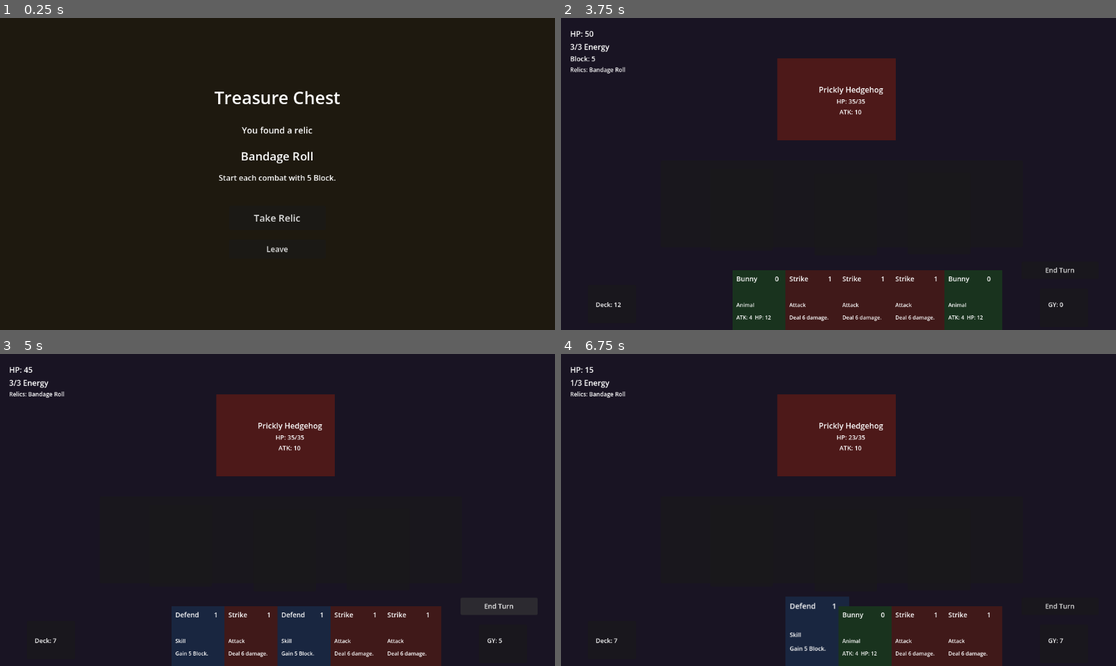
Above: before the commit, frames 1-4 (two rows, left to right).
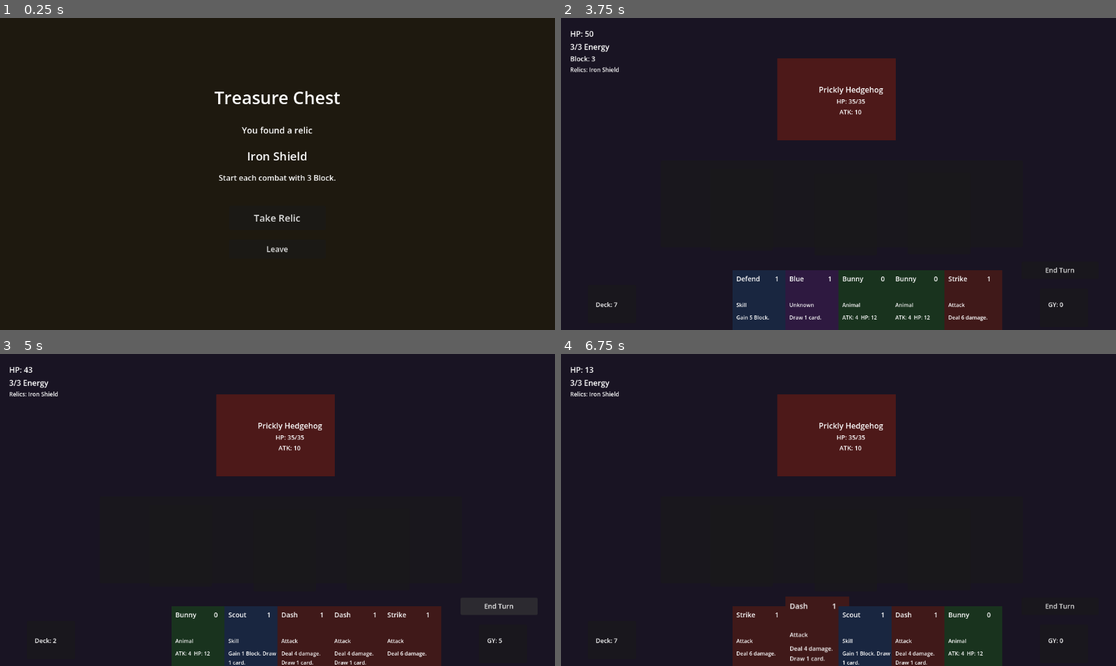
Above: after the commit, the same moments.

Repository: Master-Ong/baby-battle-bash
Game: Godot game, scene res://Scene/chest_site.tscn
Two runs of this game, one before a commit and one after it. Both use one fixed random seed, a clock stepped at 60 frames per second and the inputs below. This scene is started directly instead of the project's main scene.
Inputs (mouse positions are in pixels of both pictures, inside the frame that each line leads up to):
- Up to frame 1 (0.25 s): no input
- Up to frame 2 (3.75 s): click "Take Relic" at 0.5 s; click "Leave" at 1.25 s; click "Rest [Rest]" at 2 s; click "Leave" at 2.75 s; click "Fight 2 [Combat]" at 3.5 s
- Up to frame 3 (5 s): click "End Turn" at 4.25 s
- Up to frame 4 (6.75 s): click "End Turn" at 5 s; click "End Turn" at 5.75 s; tap Enter at 6.5 s; drag from (760, 644) to (921, 644) at 6.52 s

The runs differ from the first frame. In frame 1, 0.2% of the frame differs, in the area x 43-57%, y 42-52%; in frame 2, 9.3%, in the area x 5-80%, y 12-100%; in frame 3, 5.6%; in frame 4, 7.9%.

Commit message:
Relic DevDock + Relic Pool + Color Expansion patches

Diff:
--- a/Scene/animal_select.tscn
+++ b/Scene/animal_select.tscn
@@ -13,19 +13,19 @@
 color = Color(0.1, 0.15, 0.1, 1)
 
 [node name="TitleLabel" type="Label" parent="CanvasLayer" unique_id=1157340883]
-offset_left = 290.0
-offset_top = 31.0
-offset_right = 890.0
-offset_bottom = 101.0
+offset_left = 288.0
+offset_top = 21.0
+offset_right = 888.0
+offset_bottom = 91.0
 theme_override_font_sizes/font_size = 36
 text = "Choose Your Starter"
 horizontal_alignment = 1
 
 [node name="BunnyPanel" type="Panel" parent="CanvasLayer" unique_id=594510999]
-offset_left = 86.0
-offset_top = 130.0
-offset_right = 386.0
-offset_bottom = 450.0
+offset_left = 82.0
+offset_top = 101.0
+offset_right = 382.0
+offset_bottom = 421.0
 
 [node name="BunnyNameLabel" type="Label" parent="CanvasLayer/BunnyPanel" unique_id=919623758]
 layout_mode = 0
@@ -70,10 +70,10 @@
 text = "Choose"
 
 [node name="TurtlePanel" type="Panel" parent="CanvasLayer" unique_id=1125772384]
-offset_left = 436.0
-offset_top = 130.0
-offset_right = 736.0
-offset_bottom = 450.0
+offset_left = 446.0
+offset_top = 101.0
+offset_right = 746.0
+offset_bottom = 421.0
 
 [node name="TurtleNameLabel" type="Label" parent="CanvasLayer/TurtlePanel" unique_id=1773249153]
 layout_mode = 0
@@ -118,10 +118,10 @@
 text = "Choose"
 
 [node name="DogPanel" type="Panel" parent="CanvasLayer" unique_id=435932093]
-offset_left = 786.0
-offset_top = 130.0
-offset_right = 1086.0
-offset_bottom = 450.0
+offset_left = 796.0
+offset_top = 101.0
+offset_right = 1096.0
+offset_bottom = 421.0
 
 [node name="DogNameLabel" type="Label" parent="CanvasLayer/DogPanel" unique_id=2017282237]
 layout_mode = 0
@@ -170,9 +170,9 @@
 anchor_top = 1.0
 anchor_right = 1.0
 anchor_bottom = 1.0
-offset_left = 218.0
-offset_top = -158.0
-offset_right = -212.0
+offset_left = 92.0
+offset_top = -200.0
+offset_right = -66.0
 offset_bottom = -16.0
 grow_horizontal = 2
 grow_vertical = 0
@@ -306,6 +306,62 @@
 toggle_mode = true
 text = "MAGIC"
 
+[node name="ColorRow" type="HBoxContainer" parent="CanvasLayer/DevDock/Margin/VBox" unique_id=1800000001]
+layout_mode = 2
+theme_override_constants/separation = 4
+
+[node name="RowLabel" type="Label" parent="CanvasLayer/DevDock/Margin/VBox/ColorRow" unique_id=1800000002]
+custom_minimum_size = Vector2(110, 0)
+layout_mode = 2
+theme_override_font_sizes/font_size = 12
+text = "Colors:"
+
+[node name="ColorsButtons" type="HBoxContainer" parent="CanvasLayer/DevDock/Margin/VBox/ColorRow" unique_id=1800000003]
+layout_mode = 2
+theme_override_constants/separation = 4
+
+[node name="BtnBlue" type="Button" parent="CanvasLayer/DevDock/Margin/VBox/ColorRow/ColorsButtons" unique_id=1800000004]
+custom_minimum_size = Vector2(80, 26)
+layout_mode = 2
+theme_override_font_sizes/font_size = 12
+toggle_mode = true
+text = "Blue"
+
+[node name="BtnRed" type="Button" parent="CanvasLayer/DevDock/Margin/VBox/ColorRow/ColorsButtons" unique_id=1800000005]
+custom_minimum_size = Vector2(80, 26)
+layout_mode = 2
+theme_override_font_sizes/font_size = 12
+toggle_mode = true
+text = "Red"
+
+[node name="BtnGreen" type="Button" parent="CanvasLayer/DevDock/Margin/VBox/ColorRow/ColorsButtons" unique_id=1800000006]
+custom_minimum_size = Vector2(80, 26)
+layout_mode = 2
+theme_override_font_sizes/font_size = 12
+toggle_mode = true
+text = "Green"
+
+[node name="BtnYellow" type="Button" parent="CanvasLayer/DevDock/Margin/VBox/ColorRow/ColorsButtons" unique_id=1800000007]
+custom_minimum_size = Vector2(80, 26)
+layout_mode = 2
+theme_override_font_sizes/font_size = 12
+toggle_mode = true
+text = "Yellow"
+
+[node name="BtnPurple" type="Button" parent="CanvasLayer/DevDock/Margin/VBox/ColorRow/ColorsButtons" unique_id=1800000008]
+custom_minimum_size = Vector2(80, 26)
+layout_mode = 2
+theme_override_font_sizes/font_size = 12
+toggle_mode = true
+text = "Purple"
+
+[node name="BtnWhite" type="Button" parent="CanvasLayer/DevDock/Margin/VBox/ColorRow/ColorsButtons" unique_id=1800000009]
+custom_minimum_size = Vector2(80, 26)
+layout_mode = 2
+theme_override_font_sizes/font_size = 12
+toggle_mode = true
+text = "White"
+
 [node name="VerbRow" type="HBoxContainer" parent="CanvasLayer/DevDock/Margin/VBox" unique_id=1709034683]
 layout_mode = 2
 theme_override_constants/separation = 4
@@ -368,3 +424,41 @@
 theme_override_font_sizes/font_size = 12
 toggle_mode = true
 text = "Sneak"
+
+[node name="RelicsRow" type="HBoxContainer" parent="CanvasLayer/DevDock/Margin/VBox" unique_id=1900000001]
+layout_mode = 2
+theme_override_constants/separation = 4
+
+[node name="RowLabel" type="Label" parent="CanvasLayer/DevDock/Margin/VBox/RelicsRow" unique_id=1900000002]
+custom_minimum_size = Vector2(110, 0)
+layout_mode = 2
+theme_override_font_sizes/font_size = 12
+text = "Relics:"
+
+[node name="RelicsButtons" type="HBoxContainer" parent="CanvasLayer/DevDock/Margin/VBox/RelicsRow" unique_id=1900000003]
+layout_mode = 2
+theme_override_constants/separation = 4
+
+[node name="BtnBandageRoll" type="Button" parent="CanvasLayer/DevDock/Margin/VBox/RelicsRow/RelicsButtons" unique_id=1900000004]
+custom_minimum_size = Vector2(80, 26)
+layout_mode = 2
+tooltip_text = "Start each combat with 5 Block."
+theme_override_font_sizes/font_size = 12
+toggle_mode = true
+text = "Bandage Roll"
+
+[node name="BtnIronShield" type="Button" parent="CanvasLayer/DevDock/Margin/VBox/RelicsRow/RelicsButtons" unique_id=1900000005]
+custom_minimum_size = Vector2(80, 26)
+layout_mode = 2
+tooltip_text = "Start each combat with 3 Block."
+theme_override_font_sizes/font_size = 12
+toggle_mode = true
+text = "Iron Shield"
+
+[node name="BtnLuckyCoin" type="Button" parent="CanvasLayer/DevDock/Margin/VBox/RelicsRow/RelicsButtons" unique_id=1900000006]
+custom_minimum_size = Vector2(80, 26)
+layout_mode = 2
+tooltip_text = "Gain +5 extra gold after normal combat."
+theme_override_font_sizes/font_size = 12
+toggle_mode = true
+text = "Lucky Coin"
--- a/Scripts/CardDatabase.gd
+++ b/Scripts/CardDatabase.gd
@@ -108,6 +108,30 @@
 	green.card_description = "Heal 3 HP."
 	pool.append(green)
 
+	var yellow = CardClass.new()
+	yellow.card_name = "Yellow"
+	yellow.card_type = CardClass.CardType.COLOR
+	yellow.energy_cost = 1
+	yellow.effect_value = 1
+	yellow.card_description = "Gain 1 energy this turn."
+	pool.append(yellow)
+
+	var purple = CardClass.new()
+	purple.card_name = "Purple"
+	purple.card_type = CardClass.CardType.COLOR
+	purple.energy_cost = 1
+	purple.effect_value = 6
+	purple.card_description = "Gain 6 Block."
+	pool.append(purple)
+
+	var white = CardClass.new()
+	white.card_name = "White"
+	white.card_type = CardClass.CardType.COLOR
+	white.energy_cost = 1
+	white.effect_value = 2
+	white.card_description = "All field animals gain +2 ATK and +4 HP."
+	pool.append(white)
+
 	return pool
 
 static func get_adjectives() -> Array:
--- a/Scripts/animal_select.gd
+++ b/Scripts/animal_select.gd
@@ -9,6 +9,12 @@
 	"Bunny+":  {"type": "ANIMAL",    "cost": 0, "value": 0,  "desc": "ATK: 6 | HP: 16",  "hp": 16, "atk": 6,  "def": 3},
 	"Turtle+": {"type": "ANIMAL",    "cost": 0, "value": 0,  "desc": "ATK: 4 | HP: 28",  "hp": 28, "atk": 4,  "def": 7},
 	"Dog+":    {"type": "ANIMAL",    "cost": 0, "value": 0,  "desc": "ATK: 12 | HP: 14", "hp": 14, "atk": 12, "def": 2},
+	"Blue":    {"type": "COLOR",     "cost": 1, "value": 1,  "desc": "Draw 1 card."},
+	"Red":     {"type": "COLOR",     "cost": 1, "value": 2,  "desc": "Buff field animals +2 ATK"},
+	"Green":   {"type": "COLOR",     "cost": 1, "value": 3,  "desc": "Heal 3 HP."},
+	"Yellow":  {"type": "COLOR",     "cost": 1, "value": 1,  "desc": "Gain 1 energy this turn."},
+	"Purple":  {"type": "COLOR",     "cost": 1, "value": 6,  "desc": "Gain 6 Block."},
+	"White":   {"type": "COLOR",     "cost": 1, "value": 2,  "desc": "All field animals gain +2 ATK and +4 HP."},
 	"BIG":     {"type": "ADJECTIVE", "cost": 1, "value": 5,  "desc": "All field animals gain +5 ATK and +5 HP."},
 	"FAST":    {"type": "ADJECTIVE", "cost": 1, "value": 3,  "desc": "All field animals gain +3 ATK."},
 	"TOUGH":   {"type": "ADJECTIVE", "cost": 1, "value": 6,  "desc": "All field animals gain +6 HP."},
@@ -29,13 +35,22 @@
 	"ADJECTIVE": CardClass.CardType.ADJECTIVE,
 	"ATTACK":    CardClass.CardType.ATTACK,
 	"SKILL":     CardClass.CardType.SKILL,
+	"COLOR":     CardClass.CardType.COLOR,
+}
+
+const RELIC_DATA = {
+	"Bandage Roll": "Start each combat with 5 Block.",
+	"Iron Shield":  "Start each combat with 3 Block.",
+	"Lucky Coin":   "Gain +5 extra gold after normal combat.",
 }
 
 @onready var _button_containers: Array = [
 	$CanvasLayer/DevDock/Margin/VBox/AnimalsRow/AnimalsButtons,
 	$CanvasLayer/DevDock/Margin/VBox/AdjRow/AdjectivesButtons,
+	$CanvasLayer/DevDock/Margin/VBox/ColorRow/ColorsButtons,
 	$CanvasLayer/DevDock/Margin/VBox/VerbRow/VerbsButtons,
 ]
+@onready var _relic_buttons = $CanvasLayer/DevDock/Margin/VBox/RelicsRow/RelicsButtons
 
 
 func _ready():
@@ -46,23 +61,29 @@
 		for child in container.get_children():
 			if child is Button and TEST_CARD_DATA.has(child.text):
 				child.tooltip_text = TEST_CARD_DATA[child.text]["desc"]
+	for child in _relic_buttons.get_children():
+		if child is Button and RELIC_DATA.has(child.text):
+			child.tooltip_text = RELIC_DATA[child.text]
 
 
 func _on_bunny_pressed():
 	GameState.selected_starter = "Bunny"
 	_add_test_cards()
+	_add_test_relics()
 	get_tree().change_scene_to_file("res://Scene/roadmap.tscn")
 
 
 func _on_turtle_pressed():
 	GameState.selected_starter = "Turtle"
 	_add_test_cards()
+	_add_test_relics()
 	get_tree().change_scene_to_file("res://Scene/roadmap.tscn")
 
 
 func _on_dog_pressed():
 	GameState.selected_starter = "Dog"
 	_add_test_cards()
+	_add_test_relics()
 	get_tree().change_scene_to_file("res://Scene/roadmap.tscn")
 
 
@@ -96,3 +117,19 @@
 			card.animal_defense = info["def"]
 		GameState.reward_cards.append(card)
 		print("Test card added: ", card_name)
+
+
+func _get_selected_dev_relics() -> Array:
+	var selected: Array = []
+	for child in _relic_buttons.get_children():
+		if child is Button and child.button_pressed:
+			selected.append(child.text)
+	return selected
+
+
+func _add_test_relics():
+	var selected = _get_selected_dev_relics()
+	for relic_name in selected:
+		if not GameState.relics.has(relic_name):
+			GameState.relics.append(relic_name)
+			print("Test relic added: ", relic_name)
--- a/Scripts/chest_site.gd
+++ b/Scripts/chest_site.gd
@@ -1,11 +1,24 @@
 # chest_site.gd
 # ------------------------------------------------------------------
-# Chest site screen. Player can take the Bandage Roll relic once,
-# then leave. Marks the originating roadmap node complete on exit.
+# Chest site screen. Randomly offers one relic the player doesn't own.
+# Marks the originating roadmap node complete on exit.
 # ------------------------------------------------------------------
 extends Control
 
+const RELIC_POOL = {
+	"Bandage Roll": {
+		"description": "Start each combat with 5 Block.",
+	},
+	"Iron Shield": {
+		"description": "Start each combat with 3 Block.",
+	},
+	"Lucky Coin": {
+		"description": "Gain +5 extra gold after normal combat.",
+	},
+}
+
 var _take_btn: Button
+var _chosen_relic: String = ""
 
 
 func _ready():
@@ -30,28 +43,31 @@
 	add_child(title)
 
 	var subtitle = Label.new()
-	subtitle.text = "You found a relic"
 	subtitle.add_theme_font_size_override("font_size", 18)
 	subtitle.size = Vector2(300, 30)
 	subtitle.position = Vector2(426, 220)
 	subtitle.horizontal_alignment = HORIZONTAL_ALIGNMENT_CENTER
 	add_child(subtitle)
 
-	var relic_name = Label.new()
-	relic_name.text = "Bandage Roll"
-	relic_name.add_theme_font_size_override("font_size", 24)
-	relic_name.size = Vector2(300, 40)
-	relic_name.position = Vector2(426, 270)
-	relic_name.horizontal_alignment = HORIZONTAL_ALIGNMENT_CENTER
-	add_child(relic_name)
+	var relic_name_label = Label.new()
+	relic_name_label.add_theme_font_size_override("font_size", 24)
+	relic_name_label.size = Vector2(300, 40)
+	relic_name_label.position = Vector2(426, 270)
+	relic_name_label.horizontal_alignment = HORIZONTAL_ALIGNMENT_CENTER
+	add_child(relic_name_label)
 
-	var relic_desc = Label.new()
-	relic_desc.text = "Start each combat with 5 Block."
-	relic_desc.add_theme_font_size_override("font_size", 16)
-	relic_desc.size = Vector2(400, 30)
-	relic_desc.position = Vector2(376, 320)
-	relic_desc.horizontal_alignment = HORIZONTAL_ALIGNMENT_CENTER
-	add_child(relic_desc)
+	var relic_desc_label = Label.new()
+	relic_desc_label.add_theme_font_size_override("font_size", 16)
+	relic_desc_label.size = Vector2(400, 30)
+	relic_desc_label.position = Vector2(376, 320)
+	relic_desc_label.horizontal_alignment = HORIZONTAL_ALIGNMENT_CENTER
+	add_child(relic_desc_label)
+
+	# Pick a relic the player doesn't already own
+	var available: Array = []
+	for relic_name in RELIC_POOL.keys():
+		if not GameState.relics.has(relic_name):
+			available.append(relic_name)
 
 	_take_btn = Button.new()
 	_take_btn.name = "TakeButton"
@@ -61,10 +77,18 @@
 	_take_btn.pressed.connect(_on_take_pressed)
 	add_child(_take_btn)
 
-	if GameState.relics.has("Bandage Roll"):
+	if available.is_empty():
+		subtitle.text = "The chest is empty."
+		relic_name_label.text = "No new relics"
+		relic_desc_label.text = "You already own everything."
+		_take_btn.text = "Nothing to Take"
 		_take_btn.disabled = true
-		_take_btn.text = "Already Taken"
+		_chosen_relic = ""
 	else:
+		_chosen_relic = available[randi() % available.size()]
+		subtitle.text = "You found a relic"
+		relic_name_label.text = _chosen_relic
+		relic_desc_label.text = RELIC_POOL[_chosen_relic]["description"]
 		_take_btn.text = "Take Relic"
 
 	var leave_btn = Button.new()
@@ -78,10 +102,12 @@
 
 
 func _on_take_pressed():
-	GameState.relics.append("Bandage Roll")
+	if _chosen_relic == "":
+		return
+	GameState.relics.append(_chosen_relic)
 	_take_btn.disabled = true
 	_take_btn.text = "Taken"
-	print("Relic acquired: Bandage Roll")
+	print("Relic acquired: ", _chosen_relic)
 
 
 func _on_leave_pressed():
--- a/Scripts/gamer_manager_node.gd
+++ b/Scripts/gamer_manager_node.gd
@@ -245,93 +245,159 @@
 
 
 func _build_bunny_deck():
-	for i in 10:
-		var strike = CardClass.new()
-		strike.card_name = "Strike"
-		strike.card_type = CardClass.CardType.ATTACK
-		strike.energy_cost = 1
-		strike.effect_value = 6
-		strike.card_description = "Deal 6 damage."
-		deck.append(strike)
-	for i in 4:
-		var defend = CardClass.new()
-		defend.card_name = "Defend"
-		defend.card_type = CardClass.CardType.SKILL
-		defend.energy_cost = 1
-		defend.effect_value = 5
-		defend.card_description = "Gain 5 Block."
-		deck.append(defend)
 	for i in 3:
-		var bunny = CardClass.new()
-		bunny.card_name = "Bunny"
-		bunny.card_type = CardClass.CardType.ANIMAL
-		bunny.energy_cost = 0
-		bunny.animal_hp = 12
-		bunny.animal_atk = 4
-		bunny.animal_defense = 2
-		bunny.card_description = "ATK: 4 | HP: 12"
-		deck.append(bunny)
-	print("Deck built: Bunny starter")
+		var card = CardClass.new()
+		card.card_name = "Bunny"
+		card.card_type = CardClass.CardType.ANIMAL
+		card.energy_cost = 0
+		card.animal_hp = 12
+		card.animal_atk = 4
+		card.animal_defense = 2
+		card.card_description = "ATK: 4 | HP: 12"
+		deck.append(card)
+	for i in 3:
+		var card = CardClass.new()
+		card.card_name = "Strike"
+		card.card_type = CardClass.CardType.ATTACK
+		card.energy_cost = 1
+		card.effect_value = 6
+		card.card_description = "Deal 6 damage."
+		deck.append(card)
+	for i in 2:
+		var card = CardClass.new()
+		card.card_name = "Defend"
+		card.card_type = CardClass.CardType.SKILL
+		card.energy_cost = 1
+		card.effect_value = 5
+		card.card_description = "Gain 5 Block."
+		deck.append(card)
+	for i in 2:
+		var card = CardClass.new()
+		card.card_name = "Dash"
+		card.card_type = CardClass.CardType.ATTACK
+		card.energy_cost = 1
+		card.effect_value = 4
+		card.card_description = "Deal 4 damage. Draw 1 card."
+		deck.append(card)
+	var scout = CardClass.new()
+	scout.card_name = "Scout"
+	scout.card_type = CardClass.CardType.SKILL
+	scout.energy_cost = 1
+	scout.effect_value = 1
+	scout.card_description = "Gain 1 Block. Draw 1 card."
+	deck.append(scout)
+	var blue = CardClass.new()
+	blue.card_name = "Blue"
+	blue.card_type = CardClass.CardType.COLOR
+	blue.energy_cost = 1
+	blue.effect_value = 1
+	blue.card_description = "Draw 1 card."
+	deck.append(blue)
+	print("Deck built: Bunny starter (12 cards — Speed/Draw/Tempo)")
 
 
 func _build_turtle_deck():
-	for i in 10:
-		var strike = CardClass.new()
-		strike.card_name = "Strike"
-		strike.card_type = CardClass.CardType.ATTACK
-		strike.energy_cost = 1
-		strike.effect_value = 6
-		strike.card_description = "Deal 6 damage."
-		deck.append(strike)
-	for i in 4:
-		var defend = CardClass.new()
-		defend.card_name = "Defend"
-		defend.card_type = CardClass.CardType.SKILL
-		defend.energy_cost = 1
-		defend.effect_value = 5
-		defend.card_description = "Gain 5 Block."
-		deck.append(defend)
 	for i in 3:
-		var turtle = CardClass.new()
-		turtle.card_name = "Turtle"
-		turtle.card_type = CardClass.CardType.ANIMAL
-		turtle.energy_cost = 0
-		turtle.animal_hp = 20
-		turtle.animal_atk = 2
-		turtle.animal_defense = 5
-		turtle.card_description = "ATK: 2 | HP: 20"
-		deck.append(turtle)
-	print("Deck built: Turtle starter")
+		var card = CardClass.new()
+		card.card_name = "Turtle"
+		card.card_type = CardClass.CardType.ANIMAL
+		card.energy_cost = 0
+		card.animal_hp = 20
+		card.animal_atk = 2
+		card.animal_defense = 5
+		card.card_description = "ATK: 2 | HP: 20"
+		deck.append(card)
+	for i in 3:
+		var card = CardClass.new()
+		card.card_name = "Strike"
+		card.card_type = CardClass.CardType.ATTACK
+		card.energy_cost = 1
+		card.effect_value = 6
+		card.card_description = "Deal 6 damage."
+		deck.append(card)
+	for i in 2:
+		var card = CardClass.new()
+		card.card_name = "Defend"
+		card.card_type = CardClass.CardType.SKILL
+		card.energy_cost = 1
+		card.effect_value = 5
+		card.card_description = "Gain 5 Block."
+		deck.append(card)
+	for i in 2:
+		var card = CardClass.new()
+		card.card_name = "Curl Up"
+		card.card_type = CardClass.CardType.SKILL
+		card.energy_cost = 1
+		card.effect_value = 8
+		card.card_description = "Gain 8 Block."
+		deck.append(card)
+	var green = CardClass.new()
+	green.card_name = "Green"
+	green.card_type = CardClass.CardType.COLOR
+	green.energy_cost = 1
+	green.effect_value = 3
+	green.card_description = "Heal 3 HP."
+	deck.append(green)
+	var purple = CardClass.new()
+	purple.card_name = "Purple"
+	purple.card_type = CardClass.CardType.COLOR
+	purple.energy_cost = 1
+	purple.effect_value = 6
+	purple.card_description = "Gain 6 Block."
+	deck.append(purple)
+	print("Deck built: Turtle starter (12 cards — Defense/Block/Sustain)")
 
 
 func _build_dog_deck():
-	for i in 10:
-		var strike = CardClass.new()
-		strike.card_name = "Strike"
-		strike.card_type = CardClass.CardType.ATTACK
-		strike.energy_cost = 1
-		strike.effect_value = 6
-		strike.card_description = "Deal 6 damage."
-		deck.append(strike)
-	for i in 4:
-		var defend = CardClass.new()
-		defend.card_name = "Defend"
-		defend.card_type = CardClass.CardType.SKILL
-		defend.energy_cost = 1
-		defend.effect_value = 5
-		defend.card_description = "Gain 5 Block."
-		deck.append(defend)
 	for i in 3:
-		var dog = CardClass.new()
-		dog.card_name = "Dog"
-		dog.card_type = CardClass.CardType.ANIMAL
-		dog.energy_cost = 0
-		dog.animal_hp = 10
-		dog.animal_atk = 8
-		dog.animal_defense = 1
-		dog.card_description = "ATK: 8 | HP: 10"
-		deck.append(dog)
-	print("Deck built: Dog starter")
+		var card = CardClass.new()
+		card.card_name = "Dog"
+		card.card_type = CardClass.CardType.ANIMAL
+		card.energy_cost = 0
+		card.animal_hp = 10
+		card.animal_atk = 8
+		card.animal_defense = 1
+		card.card_description = "ATK: 8 | HP: 10"
+		deck.append(card)
+	for i in 3:
+		var card = CardClass.new()
+		card.card_name = "Strike"
+		card.card_type = CardClass.CardType.ATTACK
+		card.energy_cost = 1
+		card.effect_value = 6
+		card.card_description = "Deal 6 damage."
+		deck.append(card)
+	for i in 2:
+		var card = CardClass.new()
+		card.card_name = "Defend"
+		card.card_type = CardClass.CardType.SKILL
+		card.energy_cost = 1
+		card.effect_value = 5
+		card.card_description = "Gain 5 Block."
+		deck.append(card)
+	for i in 2:
+		var card = CardClass.new()
+		card.card_name = "Pounce"
+		card.card_type = CardClass.CardType.ATTACK
+		card.energy_cost = 1
+		card.effect_value = 8
+		card.card_description = "Deal 8 damage."
+		deck.append(card)
+	var bite = CardClass.new()
+	bite.card_name = "Bite"
+	bite.card_type = CardClass.CardType.ATTACK
+	bite.energy_cost = 1
+	bite.effect_value = 8
+	bite.card_description = "Deal 8 damage."
+	deck.append(bite)
+	var red = CardClass.new()
+	red.card_name = "Red"
+	red.card_type = CardClass.CardType.COLOR
+	red.energy_cost = 1
+	red.effect_value = 2
+	red.card_description = "Buff field animals +2 ATK"
+	deck.append(red)
+	print("Deck built: Dog starter (12 cards — Power/Damage/Finisher)")
 # SECTION 12 — TURN FLOW
 # =====================================================================
 
@@ -349,6 +415,11 @@
 	if current_turn == 1 and GameState.relics.has("Bandage Roll"):
 		player_defense += 5
 		print("Bandage Roll: started combat with 5 Block")
+		update_hud()
+
+	if current_turn == 1 and GameState.relics.has("Iron Shield"):
+		player_defense += 3
+		print("Iron Shield: started combat with 3 Block")
 		update_hud()
 
 	update_hud()
@@ -635,6 +706,27 @@
 		player_defense += 8
 		print("Gained 8 Block")
 		update_hud()
+	elif card.card_name == "Red":
+		for animal in get_field_animals():
+			animal.animal_atk += card.effect_value
+		print("Red: field animals gained +", card.effect_value, " ATK")
+		spawn_field_visuals()
+		update_hud()
+	elif card.card_name == "Yellow":
+		current_energy += card.effect_value
+		print("Yellow: gained ", card.effect_value, " energy this turn. Energy: ", current_energy)
+		update_hud()
+	elif card.card_name == "Purple":
+		player_defense += card.effect_value
+		print("Purple: gained ", card.effect_value, " Block")
+		update_hud()
+	elif card.card_name == "White":
+		for animal in get_field_animals():
+			animal.animal_atk += 2
+			animal.animal_hp += 4
+		print("White: field animals gained +2 ATK and +4 HP")
+		spawn_field_visuals()
+		update_hud()
 	else:
 		for animal in get_field_animals():
 			animal.animal_atk += card.effect_value
--- a/Scripts/reward_screen.gd
+++ b/Scripts/reward_screen.gd
@@ -30,7 +30,10 @@
 	# Run even while the tree is paused so buttons stay responsive.
 	process_mode = Node.PROCESS_MODE_ALWAYS
 
-	gold_label.text = "Gold: " + str(GameState.gold) + "  (+" + str(gold_earned) + ")"
+	var preview_bonus = 0
+	if GameState.relics.has("Lucky Coin"):
+		preview_bonus = 5
+	gold_label.text = "Gold: " + str(GameState.gold) + "  (+" + str(gold_earned + preview_bonus) + ")"
 
 	card_option_0.pressed.connect(_on_card_chosen.bind(0))
 	card_option_1.pressed.connect(_on_card_chosen.bind(1))
@@ -100,8 +103,13 @@
 func _on_card_chosen(index: int) -> void:
 	var chosen_card = _card_options[index]
 
-	GameState.gold += gold_earned
-	print("Gold earned: ", gold_earned, " | Total gold: ", GameState.gold)
+	var bonus_gold = 0
+	if GameState.relics.has("Lucky Coin"):
+		bonus_gold = 5
+	GameState.gold += gold_earned + bonus_gold
+	if bonus_gold > 0:
+		print("Lucky Coin: +", bonus_gold, " bonus gold!")
+	print("Gold earned: ", gold_earned + bonus_gold, " | Total gold: ", GameState.gold)
 
 	GameState.reward_cards.append(chosen_card)
 	print("Reward: stored '", chosen_card.card_name, "' in GameState. Total reward cards: ", GameState.reward_cards.size())
Not shown, changed: .claude/settings.local.json
Not shown, changed: BABY_BATTLE_BASH_MASTER_v3.txt
Not shown, changed: prompt.txt
